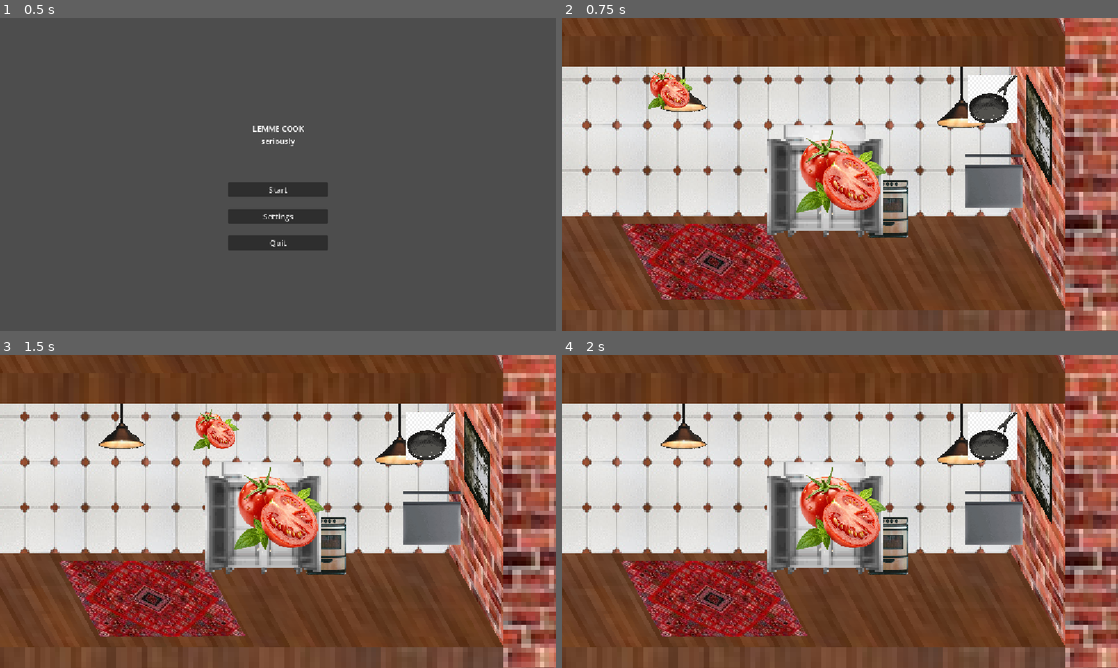
Above: before the commit, frames 1-4 (two rows, left to right).
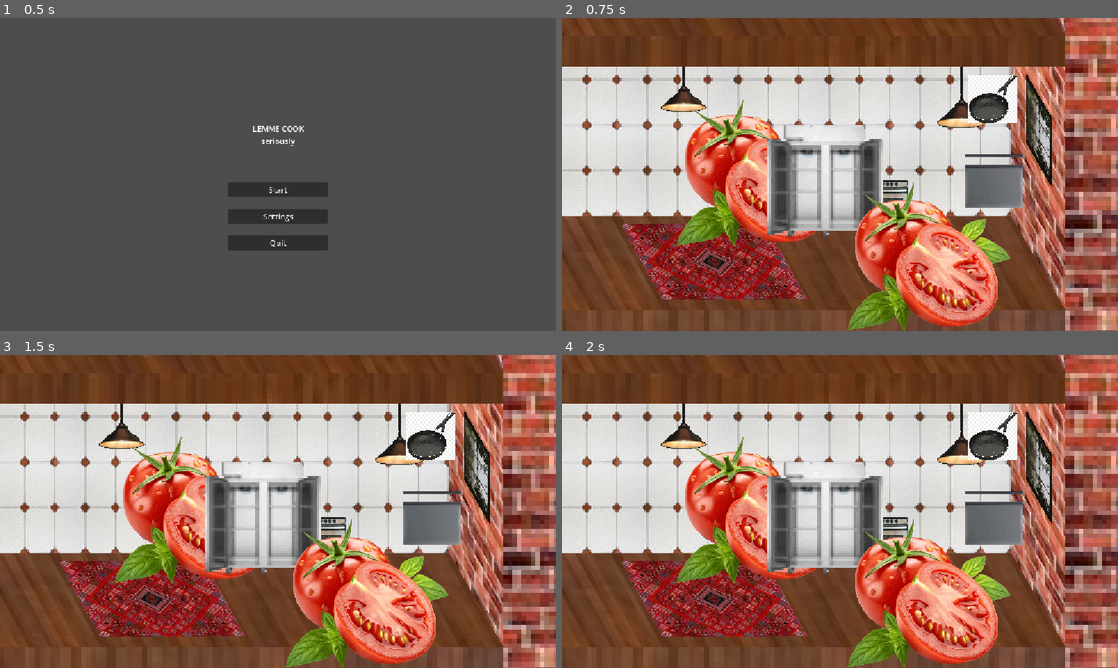
Above: after the commit, the same moments.

Repository: GrossKahn/lemme-cook
Game: Godot game, scene res://scenes/ui/menu.tscn
The game is run twice, just before and just after one commit, with the same random seed, the same clock (stepped at 60 frames per second) and the same inputs.
Inputs (mouse positions are in pixels of both pictures, inside the frame that each line leads up to):
- Up to frame 1 (0.5 s): no input
- Up to frame 2 (0.75 s): click "Start" at 0.5 s
- Up to frame 3 (1.5 s): tap Enter at 1.25 s; drag from (105, 426) to (428, 436) at 1.27 s
- Up to frame 4 (2 s): no input

Frame 1 is identical in both runs. In frame 2, 18% of the frame differs, in the area x 15-81%, y 16-100%; in frame 3, 18%; in frame 4, 17%.

Commit message:
adjust ingredient to be cuttable

Diff:
--- a/scenes/ingredient.tscn
+++ b/scenes/ingredient.tscn
@@ -2,12 +2,7 @@
 
 [ext_resource type="Script" uid="uid://cxx0sn8nu32e0" path="res://scripts/ingredient.gd" id="1_rcex7"]
 
-[sub_resource type="RectangleShape2D" id="RectangleShape2D_3stb6"]
-
-[node name="Ingredient" type="Node2D" unique_id=1073637832]
+[node name="Ingredient" type="Polygon2D" unique_id=261107519]
 script = ExtResource("1_rcex7")
 
 [node name="IngredientArea" type="Area2D" parent="." unique_id=1695240604]
-
-[node name="CollisionShape2D" type="CollisionShape2D" parent="IngredientArea" unique_id=430420291]
-shape = SubResource("RectangleShape2D_3stb6")
--- a/scenes/minigame/cuttinggame.gd
+++ b/scenes/minigame/cuttinggame.gd
@@ -214,7 +214,7 @@
 			var mass : float = s_mass * area_p
 			var dir : Vector2 = (shape.spawn_pos - cut_pos).normalized()
 
-			call_deferred("spawnRigibody2d", shape, source.modulate, s_lin_vel + dir * cut_force, s_ang_vel, mass, cut_pos, source.getTextureInfo())
+			call_deferred("spawnCutIngredient", shape, source.modulate, s_lin_vel + dir * cut_force, s_ang_vel, mass, cut_pos, source.getTextureInfo())
 
 		source.queue_free()
 
@@ -234,18 +234,16 @@
 
 
 	#TODO: Anpassen zum spawnen von geschnittenen ingredient teilen
-func spawnRigibody2d(shape_info : Dictionary, color : Color, lin_vel : Vector2, ang_vel : float, mass : float, cut_pos : Vector2, texture_info : Dictionary) -> void:
-	var instance = ingredient_template.instantiate()
+func spawnCutIngredient(shape_info : Dictionary, color : Color, lin_vel : Vector2, ang_vel : float, mass : float, cut_pos : Vector2, texture_info : Dictionary) -> void:
+	var instance:Ingredient = ingredient_template.instantiate()
 	_ingredient_parent.add_child(instance)
-	instance.global_position = shape_info.spawn_pos
-	instance.global_rotation = shape_info.spawn_rot
-	instance.set_polygon(shape_info.centered_shape)
-	instance.modulate = color
-	#instance.linear_velocity = lin_vel
-	#instance.angular_velocity = ang_vel
-	#instance.mass = mass
-	instance.setTexture(PolygonLib.setTextureOffset(texture_info, shape_info.centroid))
-
+
+	var texture=PolygonLib.setTextureOffset(texture_info, shape_info.centroid)
+	var pos = shape_info.spawn_pos
+	var rot = shape_info.spawn_rot
+	var poly =shape_info.centered_shape
+
+	instance.spawn_ingredient(texture, poly,texture_info,pos,rot,color)
 
 # --- Private Engine Methods---
 
--- a/scripts/ingredient.gd
+++ b/scripts/ingredient.gd
@@ -1,4 +1,4 @@
-class_name Ingredient extends Node2D
+class_name Ingredient extends Polygon2D
 ## Brief class description
 ##
 ## Class description main body
@@ -15,6 +15,8 @@
 # --- Public Onready ---
 # (rarely makes sense, avoid)
 # --- Private Onready ---
+
+@onready var _area: Area2D = $IngredientArea
 # --- Public Attributes ---
 var id: String
 var key_taste: Array[String]
@@ -32,8 +34,67 @@
 var _offset = Vector2(0,0)
 
 var _sprite: Sprite2D
+var _polygon2d: Polygon2D = self
 # --- Public Methods ---
+
+func spawn_ingredient(texture:Texture2D, polygon:PackedVector2Array,texture_info : Dictionary,global_pos,global_rot,modulate) -> void:
+
+
+	self.global_position = global_position
+	self.global_rotation = global_rotation
+	self.modulate = modulate
+
+	self.set_polygon(polygon)
+
+	_polygon2d.texture = texture_info.texture
+	_polygon2d.texture_scale = texture_info.scale
+	_polygon2d.texture_offset = texture_info.offset
+	_polygon2d.texture_rotation = texture_info.rot
+
+
+
+
+func getTextureInfo() -> Dictionary:
+	return {"texture" : _polygon2d.texture, "rot" : _polygon2d.texture_rotation, "offset" : _polygon2d.texture_offset, "scale" : _polygon2d.texture_scale}
 # --- Private Methods ---
+
+func _create_polygon_from_image(texture:Texture2D):
+
+	var bitmap = BitMap.new()
+	bitmap.create_from_image_alpha(texture.get_image())
+# Will cover the entire polygon
+	var polys = bitmap.opaque_to_polygons(Rect2(Vector2.ZERO, texture.get_size()))
+
+	#var final_polygon = PackedVector2Array()
+	#for p in polys:
+	#	final_polygon =  Geometry2D.merge_polygons(final_polygon,p)[0]
+
+	#return final_polygon
+	return polys
+
+func merge_all_polygons(polygons: Array[PackedVector2Array]) -> PackedVector2Array:
+	if polygons.is_empty():
+		return PackedVector2Array()
+
+	if polygons.size() == 1:
+		return polygons[0]
+
+	var final_polygon: PackedVector2Array = polygons[0]
+	for i in range(1, polygons.size()):
+		var result: Array[PackedVector2Array] = Geometry2D.merge_polygons(final_polygon, polygons[i])
+
+		# is_polygon_clockwise() returns false for outer boundaries, true for holes
+		for poly in result:
+			if not Geometry2D.is_polygon_clockwise(poly):
+				# This is an outer boundary — pick the largest one
+				#var area := _polygon_area(poly)
+				#if area > best_area:
+				#	best_area = area
+				#	best = poly
+				final_polygon = poly
+
+	return final_polygon
+
 
 
 # --- Private Engine Methods---
@@ -41,13 +102,23 @@
 
 func setup(ingredient_id: String, texture: Texture2D, width: float, height: float) -> void:
 	id = ingredient_id
-	_sprite = Sprite2D.new()
-	_sprite.texture = texture
+#	_sprite = Sprite2D.new()
+#	_sprite.texture = texture
+#
+#
+#	add_child(_sprite)
+#	set_size(width, height)
+
+	var new_polygon = merge_all_polygons(_create_polygon_from_image(texture))
+
+	self.set_polygon(new_polygon)
+	self.texture = texture
+	var collision_polygon = CollisionPolygon2D.new()
+	collision_polygon.polygon = new_polygon
+
+	_area.add_child(collision_polygon)
 
 
-	add_child(_sprite)
-	set_size(width, height)
-	$IngredientArea/CollisionShape2D.shape.extents = Vector2(width/2, height/2)
 
 func set_sweetness(value: float) -> void:
 	sweetness = value
@@ -69,6 +140,7 @@
 
 func set_key_taste(value: String) -> void:
 	key_taste.append(value)
+
 
 # Called when the node enters the scene tree for the first time.
 func _ready() -> void:
